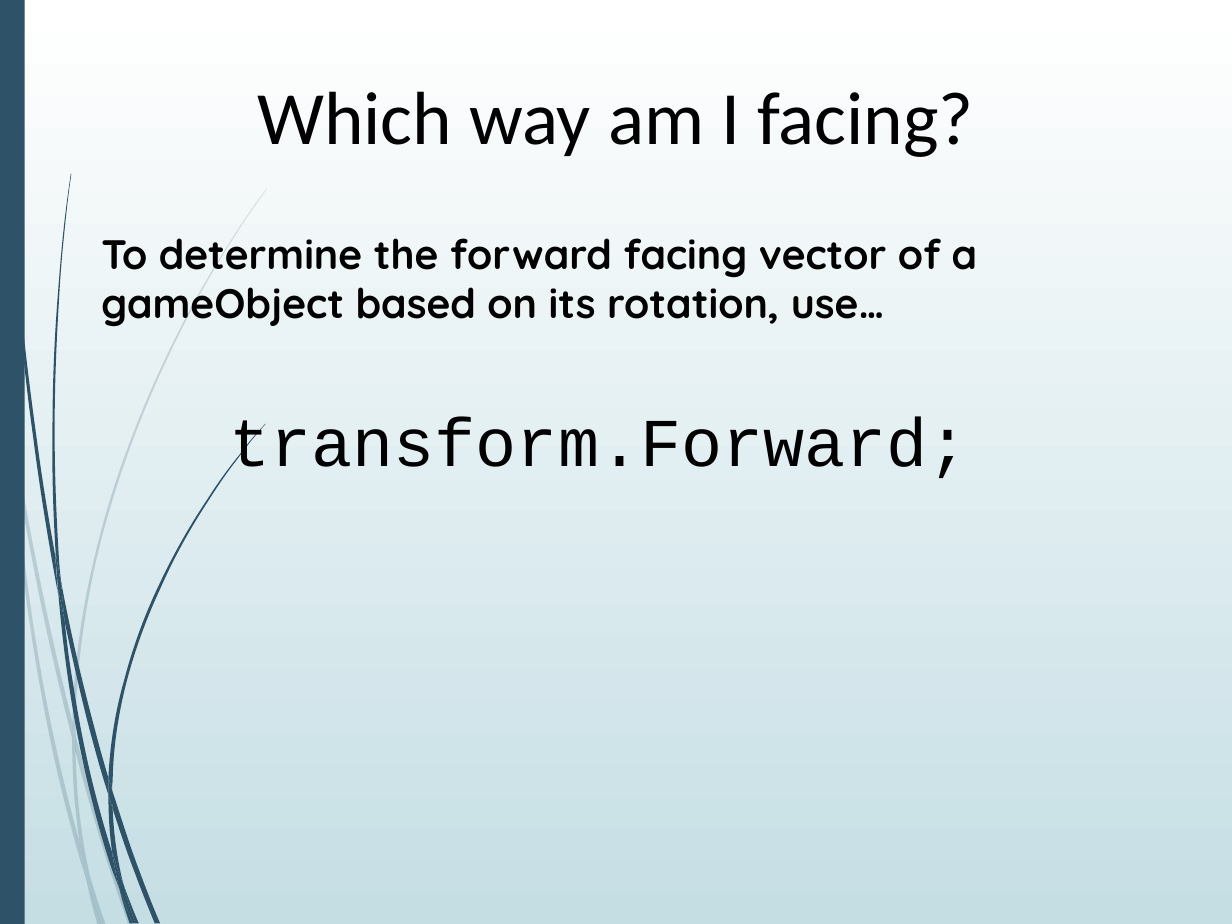
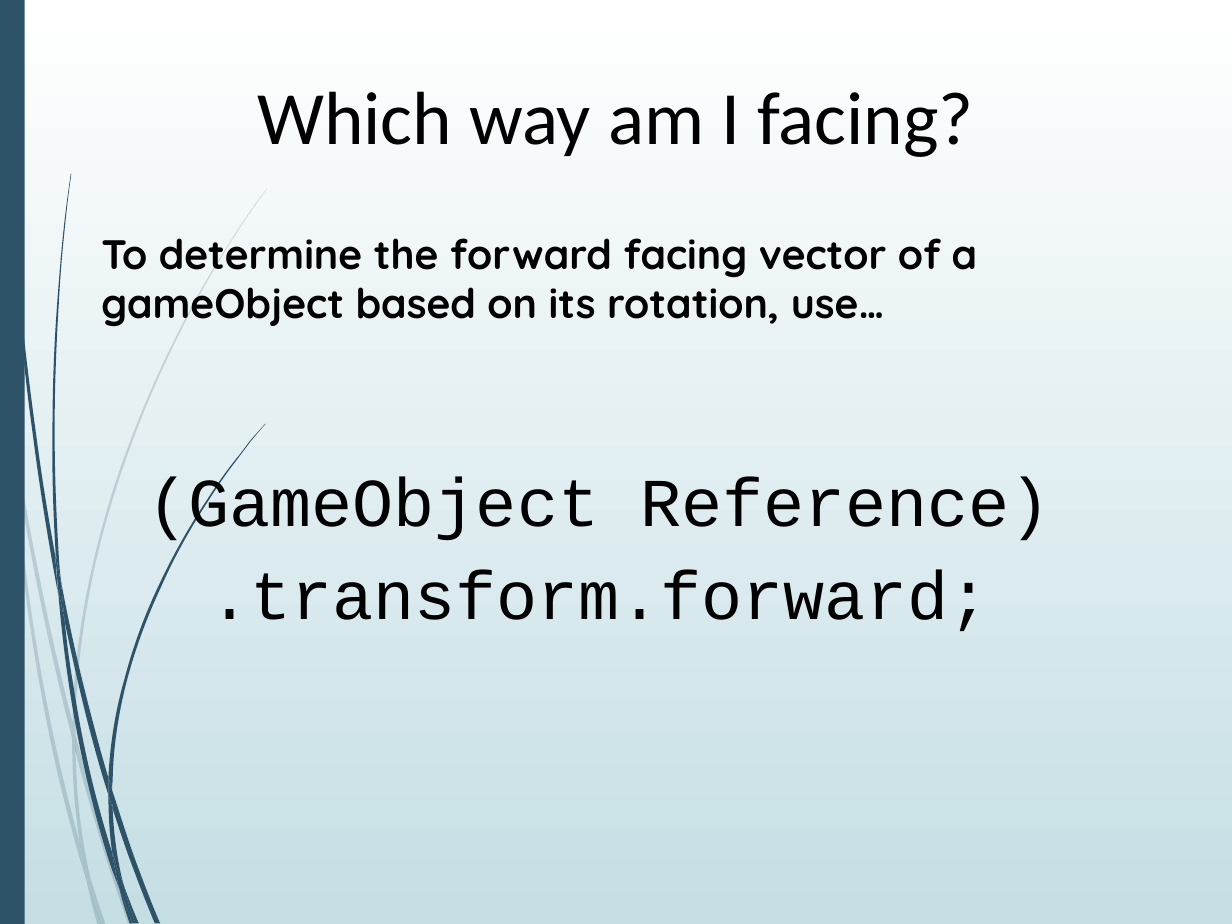
Before and after one commit to AGGP-NHTI/AGGP101c, a slide deck: slide 8 of LABS/LAB04/LAB04-VectorsVSTransform.pptx. Drawn at 1232x924 pixels with LibreOffice and Linux fonts; fonts in the diff are those of the drawing. Boxes give left, top, right and bottom in pixels: in the first picture for what was removed or moved away, otherwise in the second. Text is boxed around its words. In the diff, an @@ line names an element or a change of style, - is before the commit and + after.

```diff
--- a/LABS/LAB04/LAB04-VectorsVSTransform.pptx
+++ b/LABS/LAB04/LAB04-VectorsVSTransform.pptx
@@ text at (x1=148, y1=476, x2=1051, y2=631): text changed @@
-transform.Forward;
+(GameObject Reference)
+.transform.forward;
```
Also in this commit, not shown: 9 other files.
